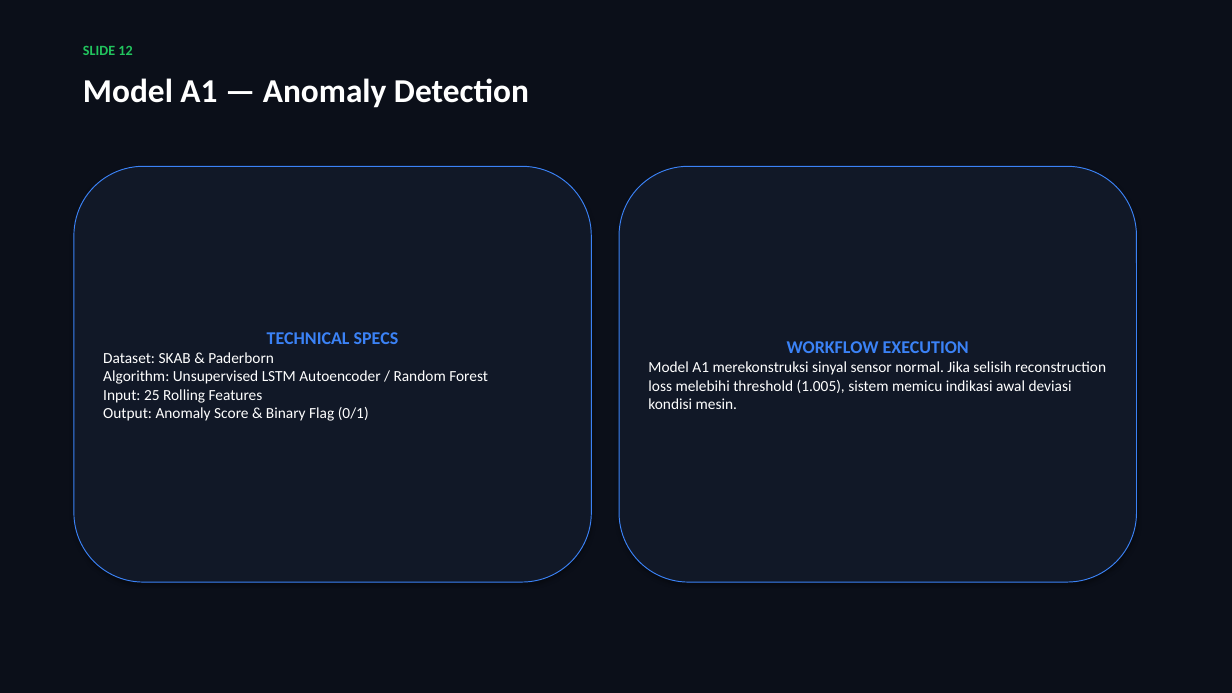
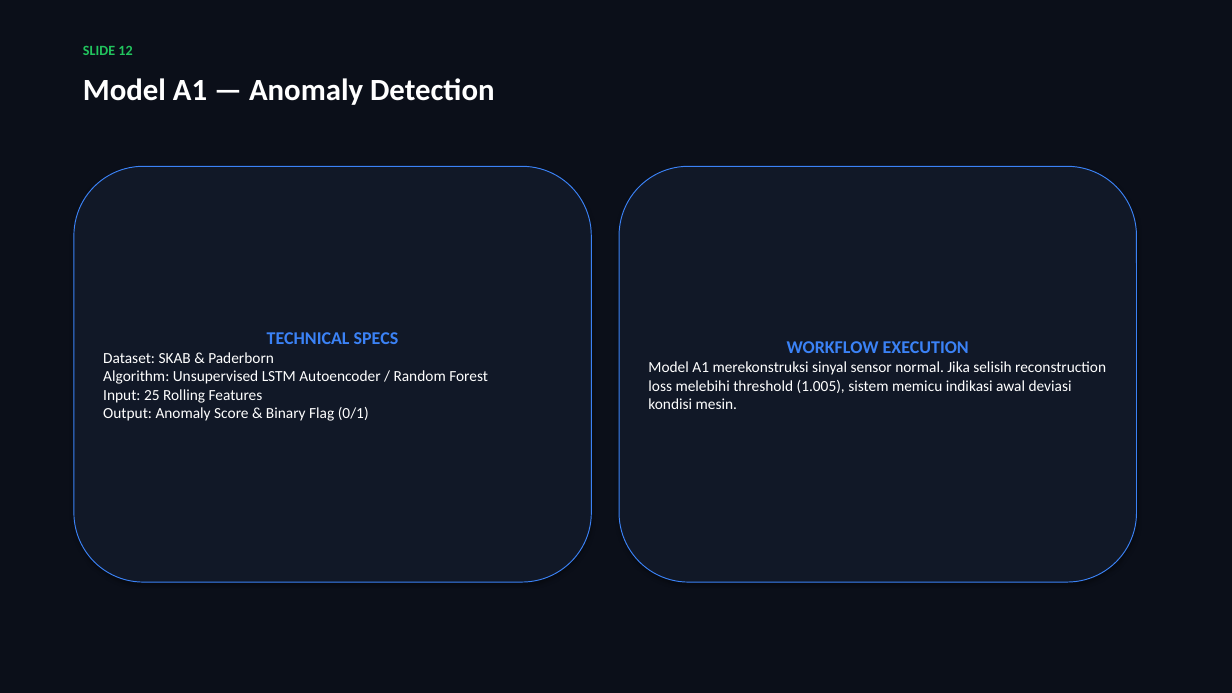
Before and after one commit to Syadada/Astra-Predictive-Maintenancce, a slide deck: slide 12 of MaintenX_ASTRA_Presentation_Deck.pptx. Drawn at 1232x693 pixels with LibreOffice and Linux fonts; fonts in the diff are those of the drawing. Boxes give left, top, right and bottom in pixels: in the first picture for what was removed or moved away, otherwise in the second. Text is boxed around its words. In the diff, an @@ line names an element or a change of style, - is before the commit and + after.

```diff
--- a/MaintenX_ASTRA_Presentation_Deck.pptx
+++ b/MaintenX_ASTRA_Presentation_Deck.pptx
@@ text "Model A1 — Anomaly Detection" at (83, 78, 494, 105): size 26 to 24 pt @@
```
Also in this commit, not shown: 13 other slides changed, 2 slides added, 2 slides removed, 2 other files.
